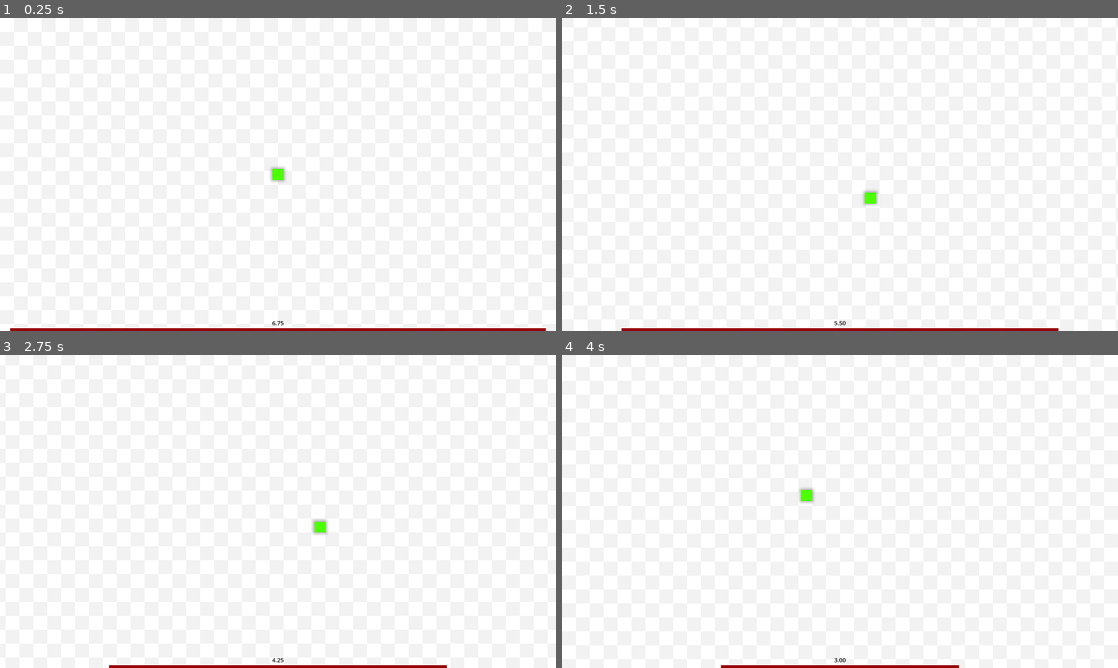
Above: before the commit, frames 1-4 (two rows, left to right).
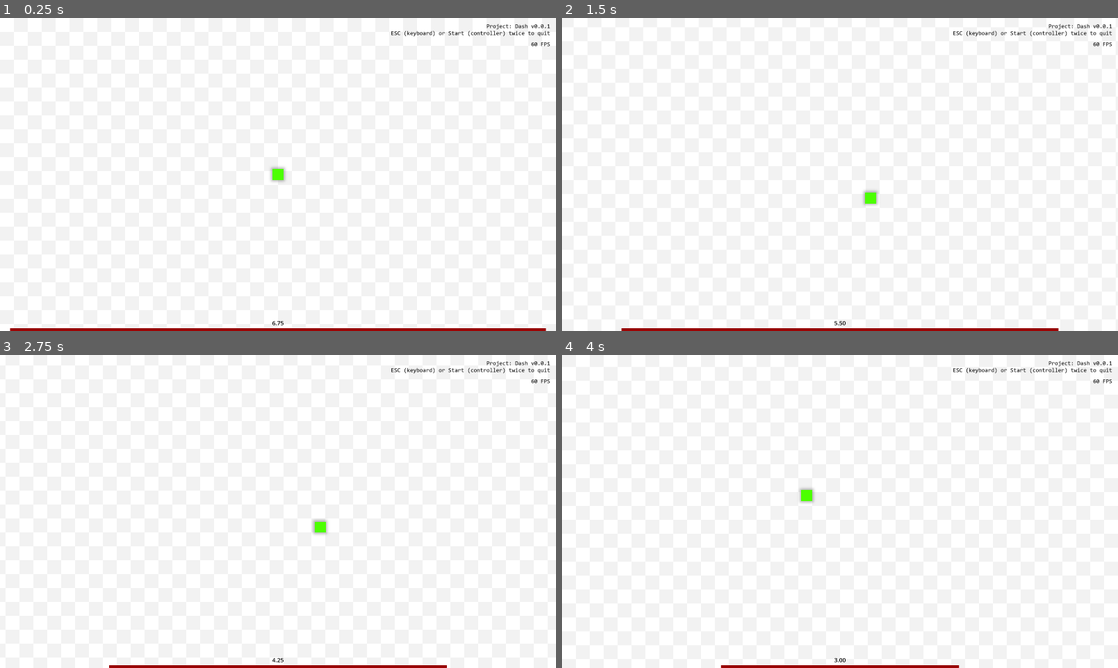
Above: after the commit, the same moments.

Repository: Silicontent/project_dash
Game: Godot game, scene res://scenes/game.tscn
Two runs of this game, one before a commit and one after it. Both use one fixed random seed, a clock stepped at 60 frames per second and the inputs below.
Inputs:
- Up to frame 1 (0.25 s): no input
- Up to frame 2 (1.5 s): tap Enter at 0.5 s; hold D (mv_right) 0.53-1.28 s; tap Space (mv_dash) at 0.6, 1.25, 1.35 s; hold S (mv_down) from 1.28 s (still down)
- Up to frame 3 (2.75 s): tap Enter at 2 s; release S (mv_down) at 2.03 s; hold D (mv_right) from 2.03 s (still down); tap Space (mv_dash) at 2.1 s
- Up to frame 4 (4 s): tap Space (mv_dash) at 2.75, 2.85, 3.6 s; release D (mv_right) at 2.78 s; hold W (mv_up) 2.78-3.53 s; hold A (mv_left) from 3.53 s (still down)

The runs differ from the first frame. In frame 1, 0.3% of the frame differs, in the area x 70-99%, y 1-10%; in frame 2, 0.3%; in frame 3, 0.3%; in frame 4, 0.3%.

Commit message:
Player/dash refactoring

Diff:
--- a/project.godot
+++ b/project.godot
@@ -15,10 +15,15 @@
 [application]
 
 config/name="Project: Dash"
+config/version="0.0.1"
 config/tags=PackedStringArray("main_project")
 run/main_scene="res://scenes/game.tscn"
 config/features=PackedStringArray("4.6", "GL Compatibility")
 config/icon="res://icon.svg"
+
+[autoload]
+
+Globals="*uid://bpyhw4ipkpvcx"
 
 [display]
 
@@ -37,26 +42,41 @@
 mv_up={
 "deadzone": 0.5,
 "events": [Object(InputEventKey,"resource_local_to_scene":false,"resource_name":"","device":-1,"window_id":0,"alt_press …(192 unchanged characters)…
+, Object(InputEventJoypadMotion,"resource_local_to_scene":false,"resource_name":"","device":-1,"axis":1,"axis_value":-1.0,"script":null)
+, Object(InputEventJoypadButton,"resource_local_to_scene":false,"resource_name":"","device":-1,"button_index":11,"pressure":0.0,"pressed":false,"script":null)
 ]
 }
 mv_down={
 "deadzone": 0.5,
 "events": [Object(InputEventKey,"resource_local_to_scene":false,"resource_name":"","device":-1,"window_id":0,"alt_press …(192 unchanged characters)…
+, Object(InputEventJoypadMotion,"resource_local_to_scene":false,"resource_name":"","device":-1,"axis":1,"axis_value":1.0,"script":null)
+, Object(InputEventJoypadButton,"resource_local_to_scene":false,"resource_name":"","device":-1,"button_index":12,"pressure":0.0,"pressed":false,"script":null)
 ]
 }
 mv_left={
 "deadzone": 0.5,
 "events": [Object(InputEventKey,"resource_local_to_scene":false,"resource_name":"","device":-1,"window_id":0,"alt_press …(191 unchanged characters)…
+, Object(InputEventJoypadMotion,"resource_local_to_scene":false,"resource_name":"","device":-1,"axis":0,"axis_value":-1.0,"script":null)
+, Object(InputEventJoypadButton,"resource_local_to_scene":false,"resource_name":"","device":-1,"button_index":13,"pressure":0.0,"pressed":false,"script":null)
 ]
 }
 mv_right={
 "deadzone": 0.5,
 "events": [Object(InputEventKey,"resource_local_to_scene":false,"resource_name":"","device":-1,"window_id":0,"alt_press …(192 unchanged characters)…
+, Object(InputEventJoypadMotion,"resource_local_to_scene":false,"resource_name":"","device":-1,"axis":0,"axis_value":1.0,"script":null)
+, Object(InputEventJoypadButton,"resource_local_to_scene":false,"resource_name":"","device":-1,"button_index":14,"pressure":0.0,"pressed":false,"script":null)
 ]
 }
 mv_dash={
 "deadzone": 0.5,
 "events": [Object(InputEventKey,"resource_local_to_scene":false,"resource_name":"","device":-1,"window_id":0,"alt_press …(191 unchanged characters)…
+, Object(InputEventJoypadButton,"resource_local_to_scene":false,"resource_name":"","device":-1,"button_index":0,"pressure":0.0,"pressed":false,"script":null)
+]
+}
+pause={
+"deadzone": 0.2,
+"events": [Object(InputEventKey,"resource_local_to_scene":false,"resource_name":"","device":-1,"window_id":0,"alt_pressed":false,"shift_pressed":false,"ctrl_pressed":false,"meta_pressed":false,"pressed":false,"keycode":0,"physical_keycode":4194305,"key_label":0,"unicode":0,"location":0,"echo":false,"script":null)
+, Object(InputEventJoypadButton,"resource_local_to_scene":false,"resource_name":"","device":-1,"button_index":6,"pressure":0.0,"pressed":true,"script":null)
 ]
 }
 
--- a/scenes/game.tscn
+++ b/scenes/game.tscn
@@ -1,19 +1,27 @@
-[gd_scene load_steps=8 format=3 uid="uid://d1pdl4fija2as"]
+[gd_scene format=3 uid="uid://d1pdl4fija2as"]
 
 [ext_resource type="PackedScene" uid="uid://bve1cfbvshfh" path="res://scenes/player.tscn" id="1_7b7ay"]
 [ext_resource type="Texture2D" uid="uid://d04s6rxf2g72d" path="res://assets/backgrounds/white_checkerboard.png" id="1_dffqn"]
+[ext_resource type="Script" uid="uid://cunrj5tnyetnb" path="res://scripts/game/game.gd" id="1_gee14"]
 [ext_resource type="Script" uid="uid://d144d8jxlqrj7" path="res://scripts/player/dash_charge_timer.gd" id="3_5k3lf"]
 [ext_resource type="Script" uid="uid://dkuub2rhxpiq6" path="res://scripts/player/camera.gd" id="3_35rvp"]
 [ext_resource type="Texture2D" uid="uid://d3wxiovqjtwb0" path="res://assets/ui/cooldown_bar.png" id="3_vc5jr"]
 [ext_resource type="Script" uid="uid://617ckevuwlhw" path="res://scripts/hud/dash_meter.gd" id="4_ntdor"]
+[ext_resource type="FontFile" uid="uid://di6mpm5ce44eq" path="res://assets/ui/fonts/consola.ttf" id="5_u5sy4"]
+
+[sub_resource type="LabelSettings" id="LabelSettings_gee14"]
+font = ExtResource("5_u5sy4")
+font_size = 20
+font_color = Color(0, 0, 0, 1)
 
 [sub_resource type="LabelSettings" id="LabelSettings_0ni26"]
 font_size = 20
 font_color = Color(0, 0, 0, 1)
 
-[node name="Game" type="Node2D"]
+[node name="Game" type="Node2D" unique_id=223845166]
+script = ExtResource("1_gee14")
 
-[node name="Background" type="Sprite2D" parent="."]
+[node name="Background" type="Sprite2D" parent="." unique_id=2026841585]
 texture_repeat = 2
 position = Vector2(-1920, -1080)
 texture = ExtResource("1_dffqn")
@@ -22,10 +30,10 @@
 region_rect = Rect2(0, 0, 5760, 3240)
 metadata/_edit_lock_ = true
 
-[node name="Player" parent="." instance=ExtResource("1_7b7ay")]
+[node name="Player" parent="." unique_id=706165279 instance=ExtResource("1_7b7ay")]
 position = Vector2(960, 540)
 
-[node name="Camera2D" type="Camera2D" parent="Player"]
+[node name="Camera2D" type="Camera2D" parent="Player" unique_id=123304157]
 limit_left = -1920
 limit_top = -1080
 limit_right = 3840
@@ -41,16 +49,17 @@
 editor_draw_limits = true
 script = ExtResource("3_35rvp")
 
-[node name="Timers" type="Node" parent="."]
+[node name="Timers" type="Node" parent="." unique_id=1777367462]
 
-[node name="DashChargeTimer" type="Timer" parent="Timers"]
+[node name="DashChargeTimer" type="Timer" parent="Timers" unique_id=459647555 node_paths=PackedStringArray("player")]
 editor_description = "This timer keeps track of the cool-down period between dashes."
 one_shot = true
 script = ExtResource("3_5k3lf")
+player = NodePath("../../Player")
 
-[node name="UI" type="CanvasLayer" parent="."]
+[node name="UI" type="CanvasLayer" parent="." unique_id=994118761]
 
-[node name="HUD" type="Control" parent="UI"]
+[node name="HUD" type="Control" parent="UI" unique_id=148799240]
 layout_mode = 3
 anchors_preset = 15
 anchor_right = 1.0
@@ -58,7 +67,37 @@
 grow_horizontal = 2
 grow_vertical = 2
 
-[node name="DashMeter" type="VBoxContainer" parent="UI/HUD" node_paths=PackedStringArray("dash_timer")]
+[node name="DebugInfo" type="Label" parent="UI/HUD" unique_id=535367789]
+layout_mode = 1
+anchors_preset = 1
+anchor_left = 1.0
+anchor_right = 1.0
+offset_left = -249.0
+offset_top = 20.0
+offset_right = -20.0
+offset_bottom = 57.0
+grow_horizontal = 0
+text = "Project: Dash v0.0.1
+ESC (keyboard) or Start (controller) twice to quit"
+label_settings = SubResource("LabelSettings_gee14")
+horizontal_alignment = 2
+
+[node name="DebugFPS" type="Label" parent="UI/HUD" unique_id=998165344]
+unique_name_in_owner = true
+layout_mode = 1
+anchors_preset = 1
+anchor_left = 1.0
+anchor_right = 1.0
+offset_left = -145.0
+offset_top = 82.0
+offset_right = -20.0
+offset_bottom = 103.0
+grow_horizontal = 0
+text = "60 FPS"
+label_settings = SubResource("LabelSettings_gee14")
+horizontal_alignment = 2
+
+[node name="DashMeter" type="VBoxContainer" parent="UI/HUD" unique_id=1040535513 node_paths=PackedStringArray("dash_timer")]
 layout_mode = 1
 anchors_preset = 7
 anchor_left = 0.5
@@ -74,20 +113,19 @@
 script = ExtResource("4_ntdor")
 dash_timer = NodePath("../../../Timers/DashChargeTimer")
 
-[node name="DashBarDisplay" type="Label" parent="UI/HUD/DashMeter"]
+[node name="DashBarDisplay" type="Label" parent="UI/HUD/DashMeter" unique_id=615125470]
 layout_mode = 2
 text = "20.0"
 label_settings = SubResource("LabelSettings_0ni26")
 horizontal_alignment = 1
 vertical_alignment = 1
 
-[node name="DashBar" type="TextureProgressBar" parent="UI/HUD/DashMeter"]
+[node name="DashBar" type="TextureProgressBar" parent="UI/HUD/DashMeter" unique_id=1626303241]
 layout_mode = 2
 step = 0.01
 value = 100.0
 fill_mode = 6
 texture_progress = ExtResource("3_vc5jr")
 
-[connection signal="reset_dash_charge" from="Player" to="Timers/DashChargeTimer" method="reset"]
 [connection signal="timeout" from="Timers/DashChargeTimer" to="Player" method="_on_dash_charge_timer_timeout"]
 [connection signal="value_changed" from="UI/HUD/DashMeter/DashBar" to="UI/HUD/DashMeter" method="_on_dash_bar_value_changed"]
--- a/scripts/components/dash_component.gd
+++ b/scripts/components/dash_component.gd
@@ -1,4 +1,7 @@
 extends Node
+
+# sent to the player to reset the dash charge
+signal reset
 
 @onready var dash_timer := $DashTimer
 # reference to the player for better autocompletion
@@ -24,7 +27,7 @@
 	player.current_speed = player.MAX_SPEED
 
 	# slow to the regular dashing speed
-	var tween = get_tree().create_tween()
+	var tween = create_tween()
 	tween.tween_property(player, "current_speed", player.DASH_SPEED, 0.5).set_ease(Tween.EASE_IN_OUT)
 	await tween.finished
 
@@ -36,9 +39,9 @@
 # runs when the current dash attack runs out
 func _on_dash_timer_timeout() -> void:
 	# restart the dash charge-up
-	player.emit_signal("reset_dash_charge")
+	reset.emit()
 
-	# start iframe timer
+	# TODO: start iframe timer
 	# slow to regular speed
-	var tween = get_tree().create_tween()
+	var tween = create_tween()
 	tween.tween_property(player, "current_speed", player.BASE_SPEED, 2.0).set_ease(Tween.EASE_OUT)
--- a/scripts/components/health_component.gd
+++ b/scripts/components/health_component.gd
@@ -19,4 +19,4 @@
 	health -= amt
 
 	if health <= 0:
-		emit_signal("entity_killed")
+		entity_killed.emit()
--- a/scripts/components/hitbox_component.gd
+++ b/scripts/components/hitbox_component.gd
@@ -5,7 +5,7 @@
 @export var health_component: HealthComponent
 
 
-func damage(amt: float) -> void:
+func damage(amt: float = 1.0) -> void:
 	if health_component:
 		# tells the health component (if it exists) to reduce HP
 		health_component.damage(amt)
--- a/scripts/player/dash_charge_timer.gd
+++ b/scripts/player/dash_charge_timer.gd
@@ -5,10 +5,16 @@
 # the dash charge can't take longer than this
 const MAX_TIME := 20.0
 # how much the dash charge time increases by
-var TIME_MULTIPLIER := 1.25
+const TIME_MULTIPLIER := 1.25
+
+# reference to the player
+@export var player: Player
 
 
 func _ready() -> void:
+	# connect to player's dash component to reset this timer
+	player.dash.connect("reset", reset)
+
 	# set initial time
 	wait_time = INITIAL_TIME
 	start()
--- a/scripts/player/player.gd
+++ b/scripts/player/player.gd
@@ -1,15 +1,12 @@
 class_name Player
 extends CharacterBody2D
-
-# sent to the dash timer to tell it to restart
-signal reset_dash_charge
 
 #region speed & movement variables
 # regular movement speed
 const BASE_SPEED := 1000.0
-# speed during a dash
+# main speed during a dash
 const DASH_SPEED := 1750.0
-# speed at the beginning of a dash
+# initial boost of speed at the beginning of a dash
 const MAX_SPEED := 5000.0
 
 const ACCELERATION := 0.3
